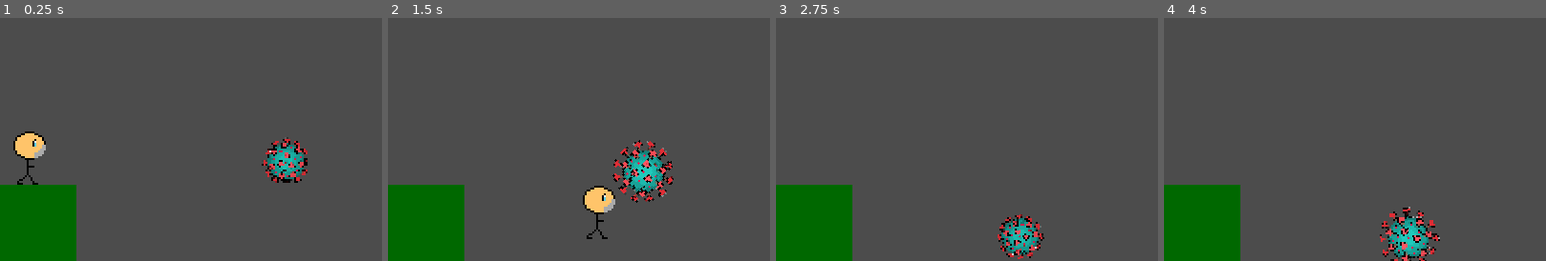
Above: before the commit, frames 1-4 (left to right).
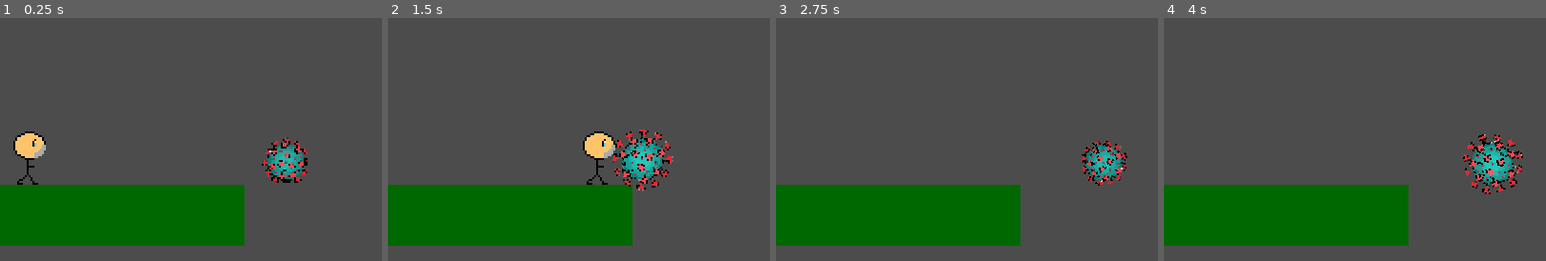
Above: after the commit, the same moments.

Repository: progsource/ssj2020_1
Game: Godot game, scene res://scenes/Game.tscn
Same seed, same stepped clock (60 frames per second), same inputs: the game is played once before the commit and once after it.
Inputs:
- Up to frame 1 (0.25 s): no input
- Up to frame 2 (1.5 s): hold Right (ui_right) from 0.53 s (still down); tap Space (ui_select) at 0.77 s
- Up to frame 3 (2.75 s): tap Space (ui_select) at 1.52 s; release Right (ui_right) at 2.03 s; hold Left (ui_left) from 2.03 s (still down)
- Up to frame 4 (4 s): release Left (ui_left) at 2.78 s; hold Right (ui_right) from 2.78 s (still down); tap Space (ui_select) at 3.02, 3.77 s

The runs differ from the first frame. In frame 1, 12% of the frame differs, in the area x 0-64%, y 68-100%; in frame 2, 16%, in the area x 0-75%, y 45-100%; in frame 3, 15%; in frame 4, 16%.

Commit message:
Platform collider size based on set platform size
also added screenshot of a hisorical debug moment

Diff:
--- a/code/packed/Platform.tscn
+++ b/code/packed/Platform.tscn
@@ -1,11 +1,10 @@
 [gd_scene load_steps=3 format=2]
 
 [ext_resource path="res://assets/gfx/platform/Platform.png" type="Texture" id=1]
-
-[sub_resource type="RectangleShape2D" id=1]
-extents = Vector2( 20, 20 )
+[ext_resource path="res://scripts/Platform.gd" type="Script" id=2]
 
 [node name="Platform" type="StaticBody2D"]
+script = ExtResource( 2 )
 
 [node name="NinePatchRect" type="NinePatchRect" parent="."]
 anchor_left = 0.5
@@ -25,5 +24,5 @@
 "_edit_use_anchors_": false
 }
 
-[node name="CollisionShape2D" type="CollisionShape2D" parent="."]
-shape = SubResource( 1 )
+[node name="CollisionPolygon2D" type="CollisionPolygon2D" parent="."]
+polygon = PoolVector2Array( 0, 0, 0, 0, 0, 0, 0, 0 )
--- /dev/null
+++ b/code/scripts/Platform.gd
@@ -0,0 +1,16 @@
+extends StaticBody2D
+
+
+export(Vector2) var size = Vector2(128, 32)
+
+func _ready():
+	$NinePatchRect.rect_size = size
+	var pos = $NinePatchRect.rect_position
+	var points = PoolVector2Array([
+		Vector2(pos.x, pos.y + size.y),
+		pos,
+		Vector2(pos.x + size.x, pos.y),
+		Vector2(pos.x + size.x, pos.y + size.y),
+	])
+
+	$CollisionPolygon2D.polygon = points
--- a/code/scripts/Player.gd
+++ b/code/scripts/Player.gd
@@ -4,7 +4,7 @@
 export(int) var run_speed = 200
 export(int) var jump_speed = -400
 export(int) var gravity = 1200
-export(float, 0, 1, 0.1) var friction = 0.1
+export(float, 0, 1, 0.01) var friction = 0.01
 export(float, 0, 1, 0.1) var acceleration = 0.5
 
 var is_paused : bool = false
Not shown, added: history/2020_03_28_1.png
